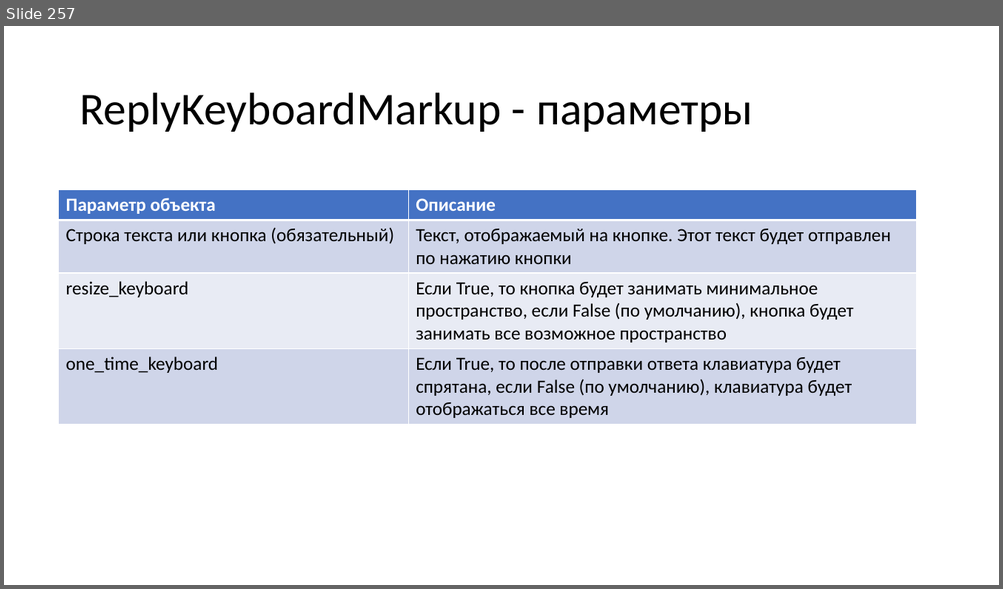
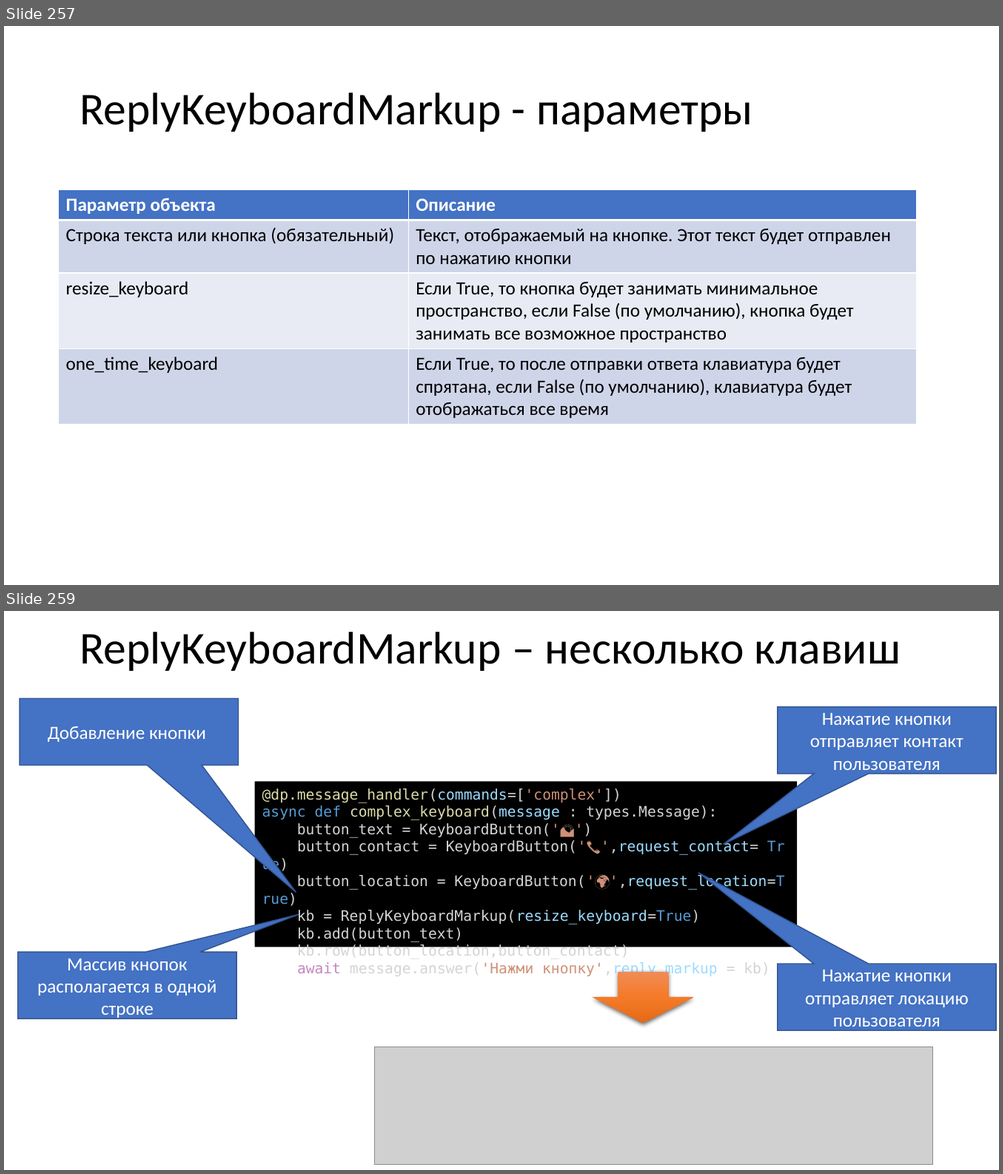
Before and after one commit to paveltsytovich/telegram-course, a slide deck: Presentation/Разработка ботов для телеграмм на Python.pptx. Shown one above the other, each under a label of ours: slide 257 before the commit, slides 257 and 259 after it; the slides between them are not shown. The pictures are 1003x589 and 1003x1174 pixels, drawn with LibreOffice and Linux fonts; fonts in the diff are those of the drawing; grey boxes stand for pictures. Boxes give left, top, right and bottom in pixels: in the first picture for what was removed or moved away, otherwise in the second. Text is boxed around its words. In the diff, an @@ line names an element or a change of style, - is before the commit and + after.

Commit message:
ReplyKeyboardMarkup готово

```diff
--- a/Presentation/Разработка ботов для телеграмм на Python.pptx
+++ b/Presentation/Разработка ботов для телеграмм на Python.pptx
@@ slide 259 added at <box>4,611,999,1170</box>, background #FFFFFF @@
@@ title added at <box>79,632,900,671</box>, 44 pt, text #000000 @@
+ReplyKeyboardMarkup – несколько клавиш
@@ speech box added at <box>20,698,239,766</box>, fill #4472C4, outline #325491 1 pt, 18 pt, text #FFFFFF @@
+Добавление кнопки
@@ speech box added at <box>777,707,996,775</box>, fill #4472C4, outline #325491 1 pt, 18 pt, text #FFFFFF @@
+Нажатие кнопки отправляет контакт пользователя
@@ rectangle added at <box>255,782,797,948</box>, fill #000000, 14 pt, text #D4D4D4 @@
+@dp.message_handler(commands=['complex'])
+async def complex_keyboard(message : types.Message):
+button_text = KeyboardButton('🌄')
+button_contact = KeyboardButton('📞',request_contact= True)
+button_location = KeyboardButton('🌍',request_location=True)
+kb = ReplyKeyboardMarkup(resize_keyboard=True)
+kb.add(button_text)
+kb.row(button_location,button_contact)
+await message.answer('Нажми кнопку',reply_markup = kb)
@@ speech box added at <box>18,953,237,1020</box>, fill #4472C4, outline #325491 1 pt, 18 pt, text #FFFFFF @@
+Массив кнопок располагается в одной строке
@@ speech box added at <box>777,964,996,1031</box>, fill #4472C4, outline #325491 1 pt, 18 pt, text #FFFFFF @@
+Нажатие кнопки отправляет локацию пользователя
@@ down arrow added at <box>593,972,694,1024</box>, fill gradient #F18C57 to #F67B28 to #E56C19 @@
@@ picture added at <box>375,1048,933,1165</box> @@
```
Also in this commit, not shown: 2 other slides added, 1 slide removed, 1 other file.
